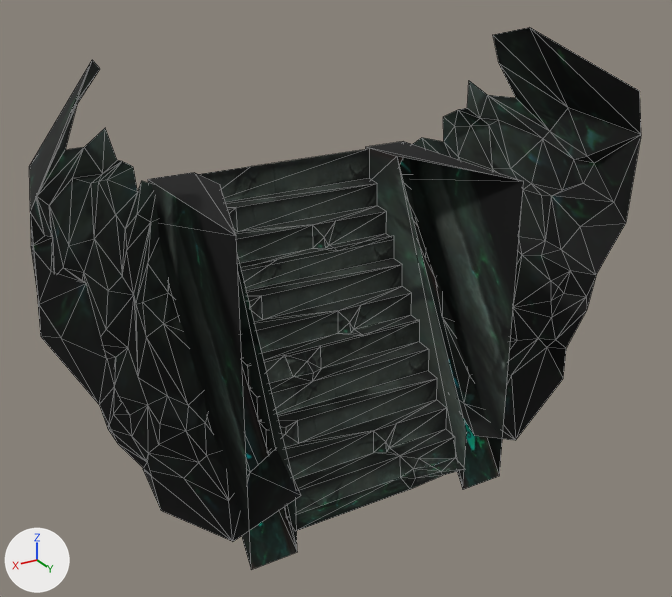
What one commit did to the OBJ model sceneobjs/juqing_fuben_254/juqing_fuben_254_louti_01.obj.
Rendered twice from a 50 mm camera at (342.0, 554.0, 259.0) aimed at (-37.0, -79.0, -57.0). The axes (+X, +Y, +Z) are drawn at lower left. The lights are the same throughout. Mesh edges are drawn as thin lines. Where no turn or scale is listed for an object, it has been applied to the vertices.

Objects in the first picture: 'juqing_fuben_254_louti_01'.
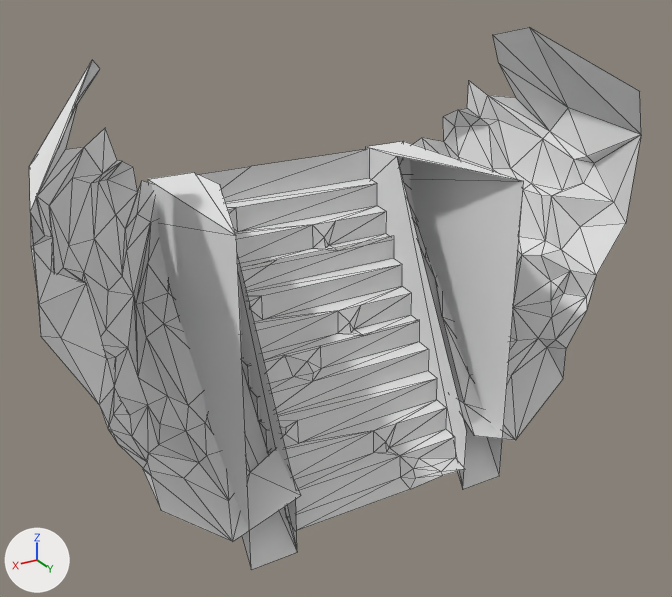
What differs and where, as boxes (x1, y1, x2, y2) in the pictures (672 x 597 px):
'juqing_fuben_254_louti_01', recoloured (black to grey)
    both: (29, 27, 641, 570)

What the commit changed:
Material 'material_1' (mat_material_1_1) is new.
Its base color is (0.8, 0.8, 0.8) (white #e7e7e7).
Its roughness is 1.0.
me_juqing_fuben_254_louti_01 has 300 vertices, 462 faces and spans x -311.0..226.0, y -174.0..6.0, z -239.0..158.0.
me_juqing_fuben_254_louti_01 no longer uses material mat_material_1 (picture img_juqing_fuben_254_louti_01_png).
me_juqing_fuben_254_louti_01 now uses material mat_material_1_1 (white #e7e7e7).
